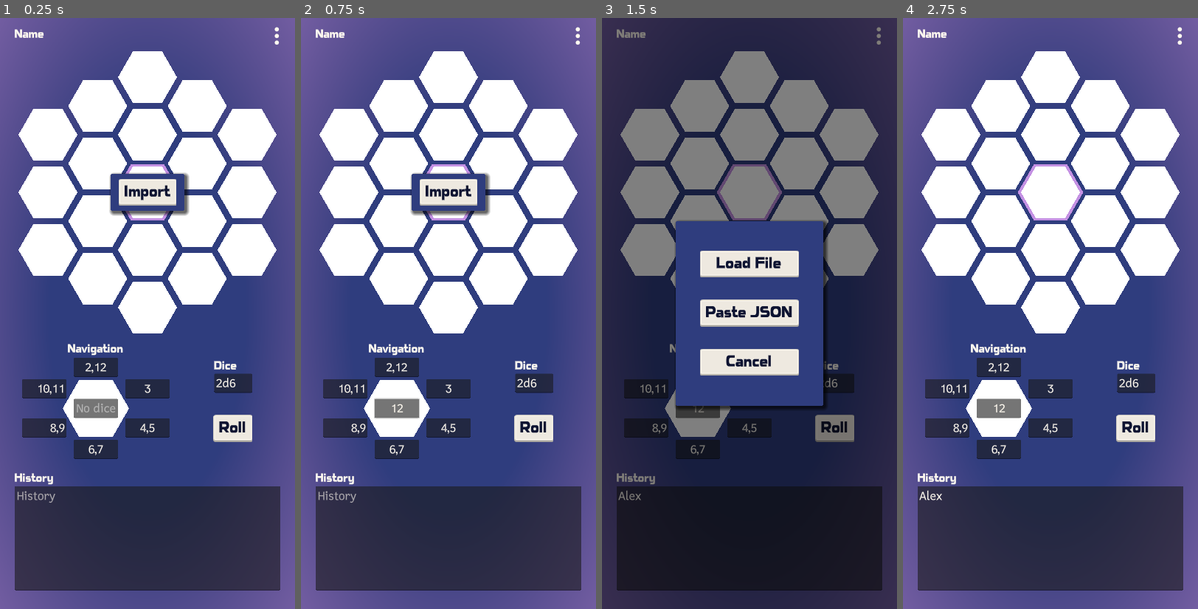
Above: before the commit, frames 1-4 (left to right).
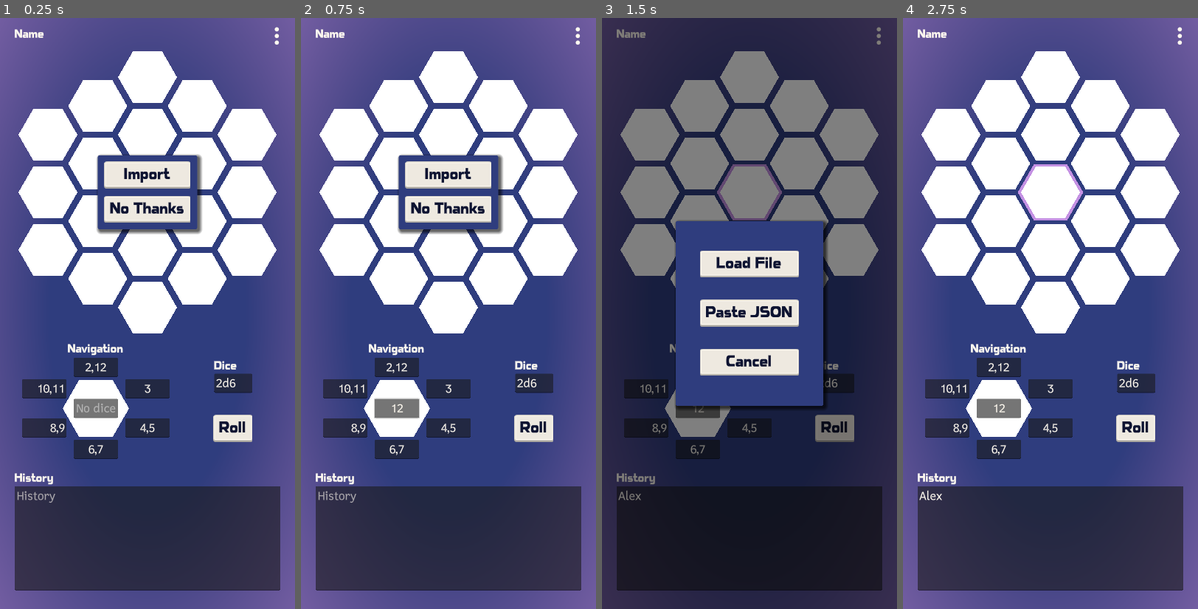
Above: after the commit, the same moments.

Repository: ashestosea/hex-flower
Game: Godot game, scene res://scenes/main.tscn
Same seed, same stepped clock (60 frames per second), same inputs: the game is played once before the commit and once after it.
Inputs (mouse positions are in pixels of both pictures, inside the frame that each line leads up to):
- Up to frame 1 (0.25 s): no input
- Up to frame 2 (0.75 s): click (395, 408) at 0.52 s; type "12" at 0.6 s
- Up to frame 3 (1.5 s): click (749, 538) at 0.75 s; type "Alex" at 0.83 s; click "Import" at 1.25 s
- Up to frame 4 (2.75 s): click "Roll" at 2 s

The runs differ from the first frame. In frame 1, 4.0% of the frame differs, in the area x 32-69%, y 23-37%; in frame 2, 4.0%; in frame 3, less than 0.1%; in frame 4, nothing differs.

Commit message:
Add No Thanks option to Import Helper

Diff:
--- a/examples/simple-fantasy.json
+++ b/examples/simple-fantasy.json
@@ -3,9 +3,7 @@
 	"name": "Simple Fantasy Life Path",
 	"dice": "2d6",
 	"navigation": {
-		"stay": [
-			-1
-		],
+		"stay": [],
 		"n": [
 			2,
 			12
--- a/scenes/main.tscn
+++ b/scenes/main.tscn
@@ -28,7 +28,7 @@
 grow_vertical = 2
 mouse_filter = 2
 
-[node name="Manager" type="Node" parent="." node_paths=Packe …(76 unchanged characters)… ", "history_text_edit", "import_menu", "paste_json_menu", "file_dialog", "json_t …(72 unchanged characters)…
+[node name="Manager" type="Node" parent="." node_paths=Packe …(76 unchanged characters)… ", "history_text_edit", "import_menu", "import_helper_button_parent", "paste_json_menu", "file_dialog", "json_t …(72 unchanged characters)…
 script = ExtResource("1_l30f5")
 flower = NodePath("../MarginContainer/MarginContainer/VBoxContainer/HexFlowerParent/HexFlower")
 navigation = NodePath("../MarginContainer/MarginContainer/VBoxContainer/NavAndButtons/NavigationContainer/Navigation")
@@ -37,6 +37,7 @@
 dice_line_edit = NodePath("../MarginContainer/MarginContainer/VBoxContainer/NavAndButtons/ButtonsAndDice/Dice/LineEdit")
 history_text_edit = NodePath("../MarginContainer/MarginContainer/VBoxContainer/History/VBoxContainer/HistoryTextEdit")
 import_menu = NodePath("../MarginContainer/ImportMenu")
+import_helper_button_parent = NodePath("../MarginContainer/MarginContainer/VBoxContainer/HexFlowerParent/ImportHelperParent")
 paste_json_menu = NodePath("../MarginContainer/PasteJSONMenu")
 file_dialog = NodePath("../FileDialog")
 json_text_edit = NodePath("../MarginContainer/PasteJSONMenu/MarginContainer/VBoxContainer/PasteJSONBox/TextEdit")
@@ -107,39 +108,45 @@
 size_flags_vertical = 3
 size_flags_stretch_ratio = 2.0
 
-[node name="ImportParent" type="Control" parent="MarginContainer/MarginContainer/VBoxContainer/HexFlowerParent"]
-layout_mode = 2
-
-[node name="Panel" type="Panel" parent="MarginContainer/MarginContainer/VBoxContainer/HexFlowerParent/ImportParent"]
+[node name="ImportHelperParent" type="Control" parent="MarginContainer/MarginContainer/VBoxContainer/HexFlowerParent"]
+layout_mode = 2
+
+[node name="Panel" type="Panel" parent="MarginContainer/MarginContainer/VBoxContainer/HexFlowerParent/ImportHelperParent"]
 layout_mode = 1
 anchors_preset = 8
 anchor_left = 0.5
 anchor_top = 0.5
 anchor_right = 0.5
 anchor_bottom = 0.5
-offset_left = -100.0
-offset_top = -50.0
-offset_right = 100.0
-offset_bottom = 50.0
+offset_left = -135.0
+offset_top = -100.0
+offset_right = 135.0
+offset_bottom = 100.0
 grow_horizontal = 2
 grow_vertical = 2
 theme_type_variation = &"ModalPanel"
 
-[node name="ImportButton" type="Button" parent="MarginContainer/MarginContainer/VBoxContainer/HexFlowerParent/ImportParent/Panel"]
-layout_mode = 1
-anchors_preset = 8
-anchor_left = 0.5
-anchor_top = 0.5
-anchor_right = 0.5
-anchor_bottom = 0.5
-offset_left = -78.5
-offset_top = -36.5
-offset_right = 78.5
-offset_bottom = 36.5
-grow_horizontal = 2
-grow_vertical = 2
+[node name="CenterContainer" type="CenterContainer" parent="MarginContainer/MarginContainer/VBoxContainer/HexFlowerParent/ImportHelperParent/Panel"]
+layout_mode = 1
+anchors_preset = 15
+anchor_right = 1.0
+anchor_bottom = 1.0
+grow_horizontal = 2
+grow_vertical = 2
+
+[node name="VBoxContainer" type="VBoxContainer" parent="MarginContainer/MarginContainer/VBoxContainer/HexFlowerParent/ImportHelperParent/Panel/CenterContainer"]
+layout_mode = 2
+theme_override_constants/separation = 20
+
+[node name="ImportButton" type="Button" parent="MarginContainer/MarginContainer/VBoxContainer/HexFlowerParent/ImportHelperParent/Panel/CenterContainer/VBoxContainer"]
+layout_mode = 2
 theme_type_variation = &"BigButton"
 text = "Import"
+
+[node name="NoThanksButton" type="Button" parent="MarginContainer/MarginContainer/VBoxContainer/HexFlowerParent/ImportHelperParent/Panel/CenterContainer/VBoxContainer"]
+layout_mode = 2
+theme_type_variation = &"BigButton"
+text = "No Thanks"
 
 [node name="NavAndButtons" type="HBoxContainer" parent="MarginContainer/MarginContainer/VBoxContainer"]
 layout_mode = 2
@@ -353,8 +360,8 @@
 size_flags_horizontal = 4
 text = "Submit"
 
-[connection signal="pressed" from="MarginContainer/MarginContainer/VBoxContainer/HexFlowerParent/ImportParent/Panel/ImportButton" to="Manager" method="_on_open_import_pressed"]
-[connection signal="pressed" from="MarginContainer/MarginContainer/VBoxContainer/HexFlowerParent/ImportParent/Panel/ImportButton" to="MarginContainer/MarginContainer/VBoxContainer/HexFlowerParent/ImportParent" method="hide"]
+[connection signal="pressed" from="MarginContainer/MarginContainer/VBoxContainer/HexFlowerParent/ImportHelperParent/Panel/CenterContainer/VBoxContainer/ImportButton" to="Manager" method="_on_open_import_pressed"]
+[connection signal="pressed" from="MarginContainer/MarginContainer/VBoxContainer/HexFlowerParent/ImportHelperParent/Panel/CenterContainer/VBoxContainer/NoThanksButton" to="MarginContainer/MarginContainer/VBoxContainer/HexFlowerParent/ImportHelperParent" method="hide"]
 [connection signal="focus_exited" from="MarginContainer/MarginContainer/VBoxContainer/NavAndButtons/ButtonsAndDice/Dice/LineEdit" to="Manager" method="_on_dice_focus_exited"]
 [connection signal="text_submitted" from="MarginContainer/MarginContainer/VBoxContainer/NavAndButtons/ButtonsAndDice/Dice/LineEdit" to="Manager" method="_on_dice_text_submitted"]
 [connection signal="pressed" from="MarginContainer/MarginContainer/VBoxContainer/NavAndButtons/ButtonsAndDice/RollButton" to="Manager" method="_on_roll_pressed"]
--- a/scripts/manager.gd
+++ b/scripts/manager.gd
@@ -8,6 +8,7 @@
 @export var dice_line_edit: LineEdit
 @export var history_text_edit: TextEdit
 @export var import_menu: Control
+@export var import_helper_button_parent: Control
 @export var paste_json_menu: Control
 @export var file_dialog: FileDialog
 @export var json_text_edit: TextEdit
@@ -141,6 +142,7 @@
 
 
 func import_menu_show():
+	import_helper_button_parent.hide()
 	import_menu.show()
 	global_back_button_show(import_menu_hide)
 
